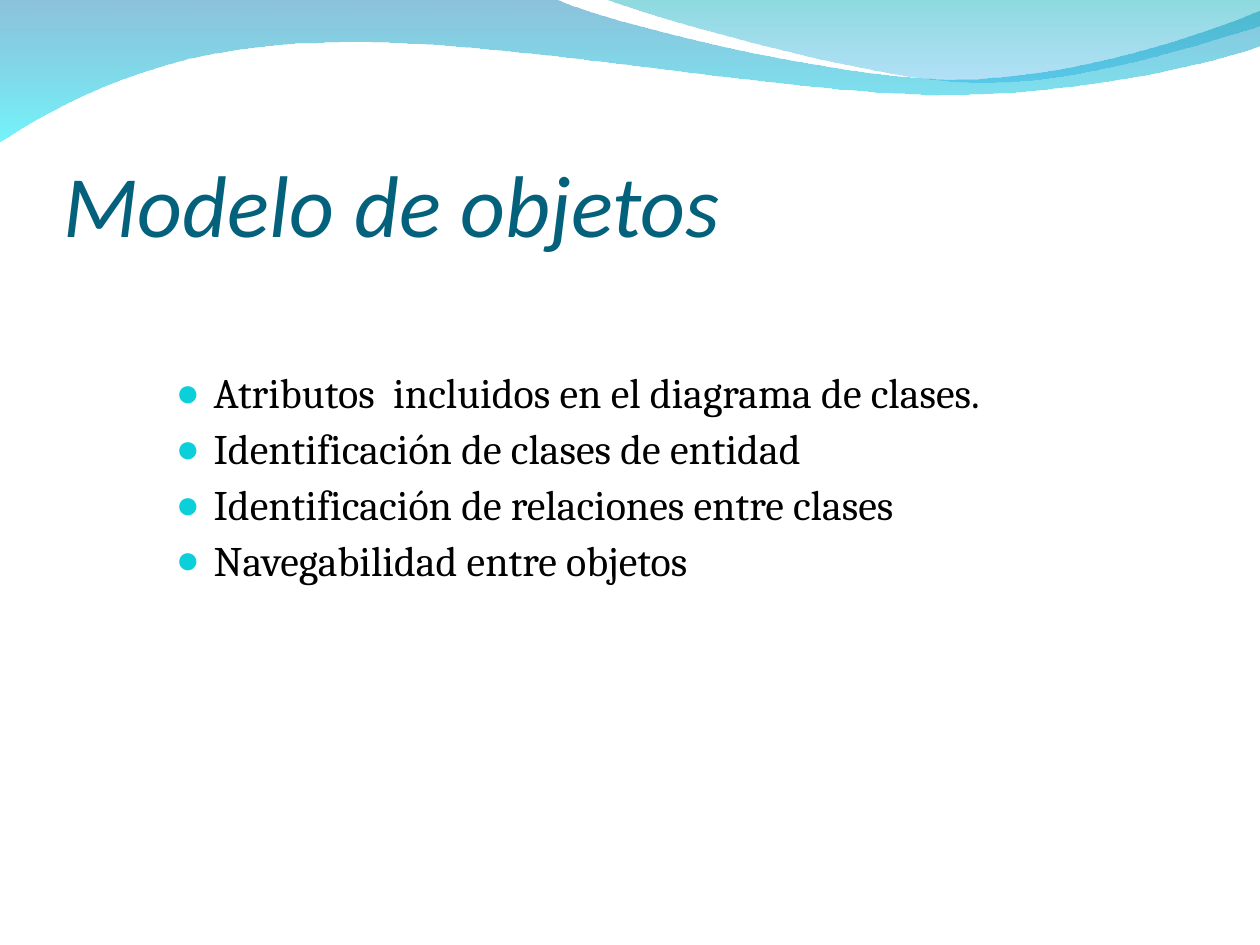
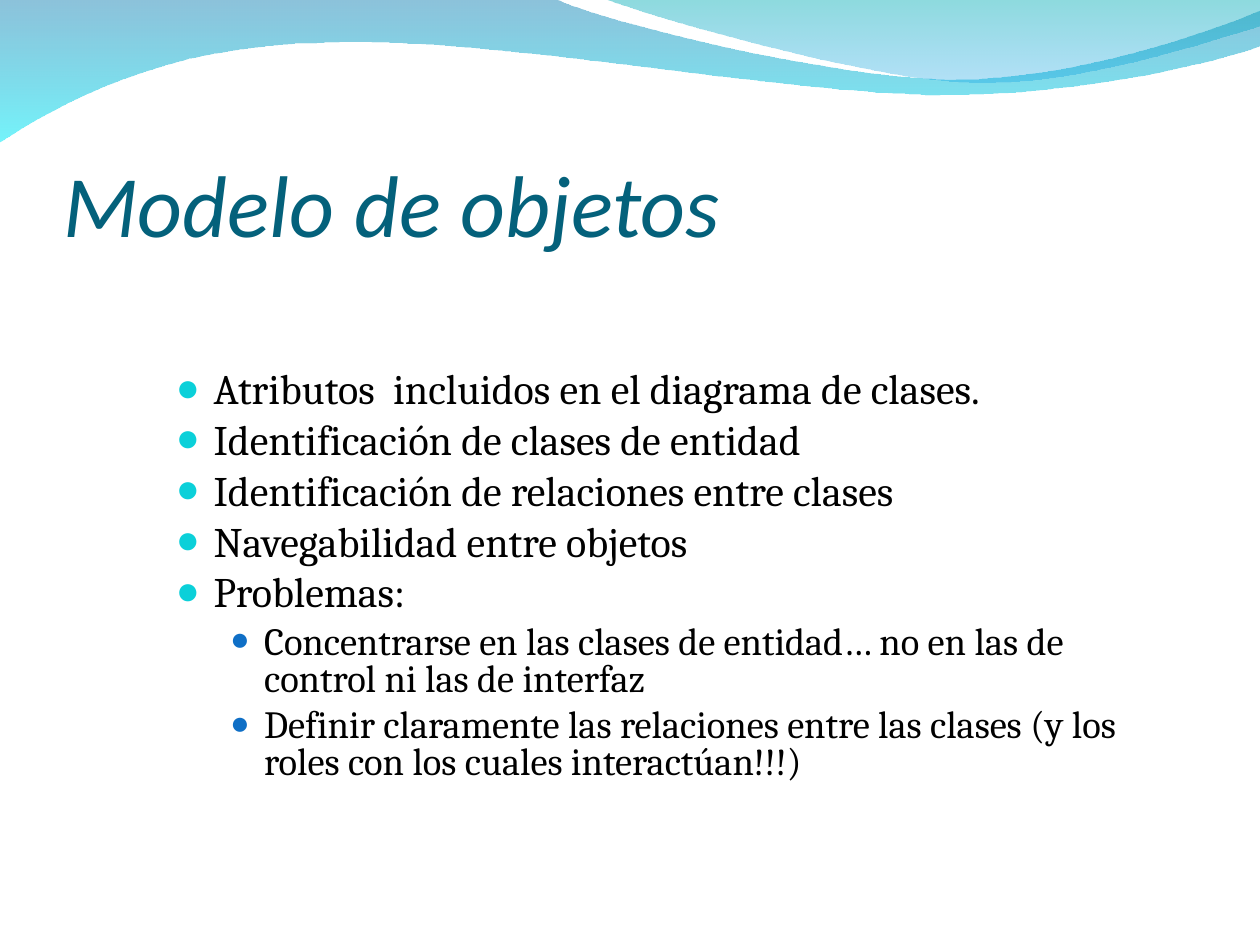
Before and after one commit to Bloodclot24/anainfo, a slide deck: slide 9 of Presentación anainfo.ppt. Drawn at 1260x945 pixels with LibreOffice and Linux fonts; fonts in the diff are those of the drawing; background and template pictures are left out. Boxes give left, top, right and bottom in pixels: in the first picture for what was removed or moved away, otherwise in the second. Text is boxed around its words. In the diff, an @@ line names an element or a change of style, - is before the commit and + after.

```diff
--- a/Presentación anainfo.ppt
+++ b/Presentación anainfo.ppt
@@ text at [214,374,980,567]: line spacing 0.9 to 0.8 @@
@@ text at [214,577,1116,781]: paragraphs added @@
+● Problemas:
+  ● Concentrarse en las clases de entidad… no en las de control ni las de interfaz
+  ● Definir claramente las relaciones entre las clases (y los roles con los cuales interactúan!!!)
```
Also in this commit, not shown: 8 other slides changed.
